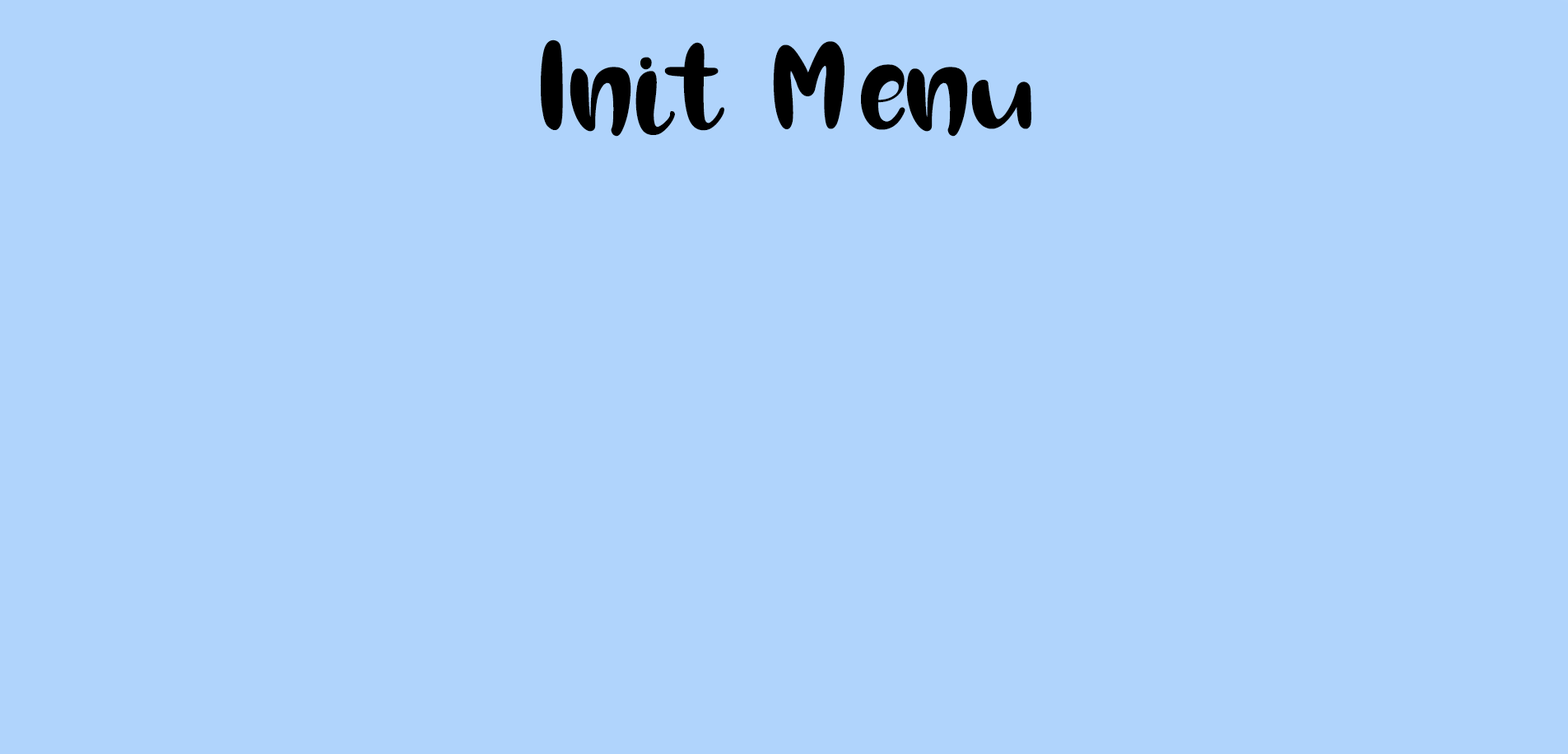
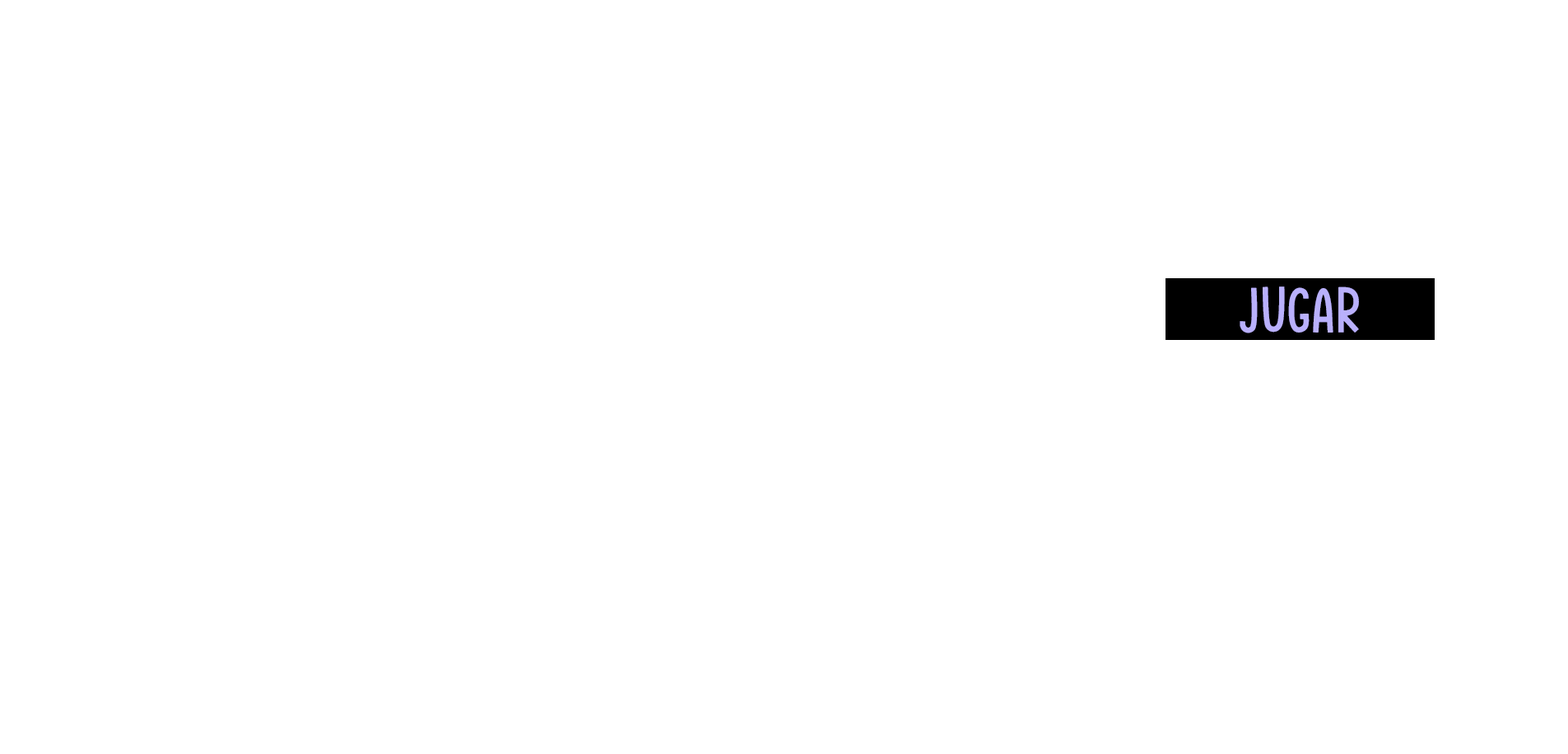
Layer changes from the first 1568px x 754px image to the second:
added group "BOTONES" with 4 layers above "Map Menu" over [1165, 278, 1435, 601]
added layer "BotonJugar" in group "BOTONES" over [1165, 278, 1435, 340]
hid group "Init Menu" (2 layers) over [0, 0, 1568, 754]
hid "Fondo" over [0, 0, 1568, 754]
